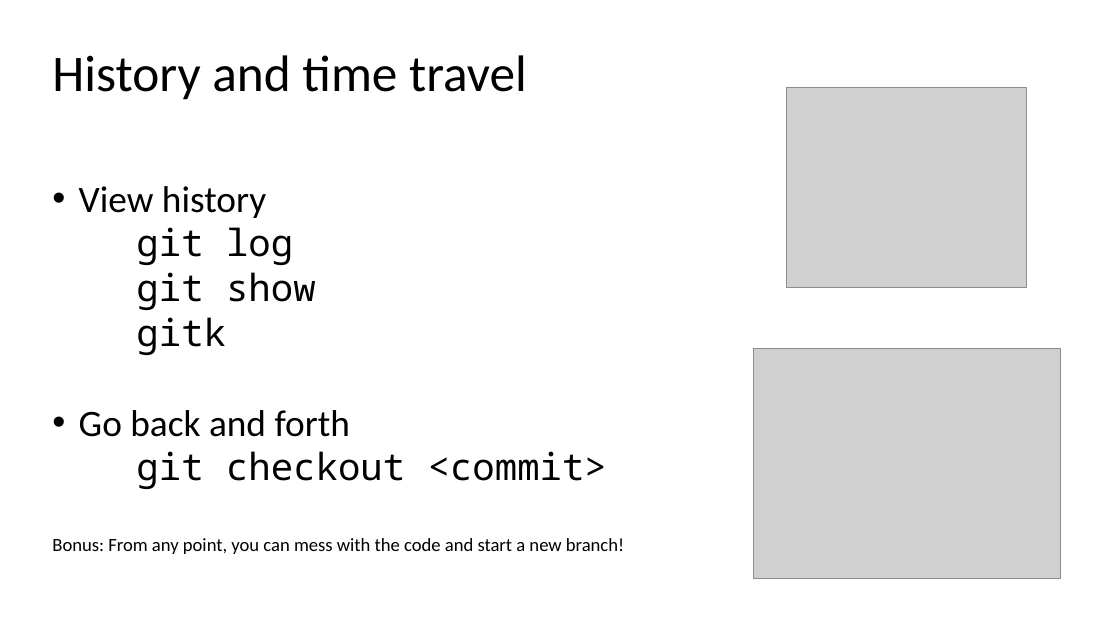
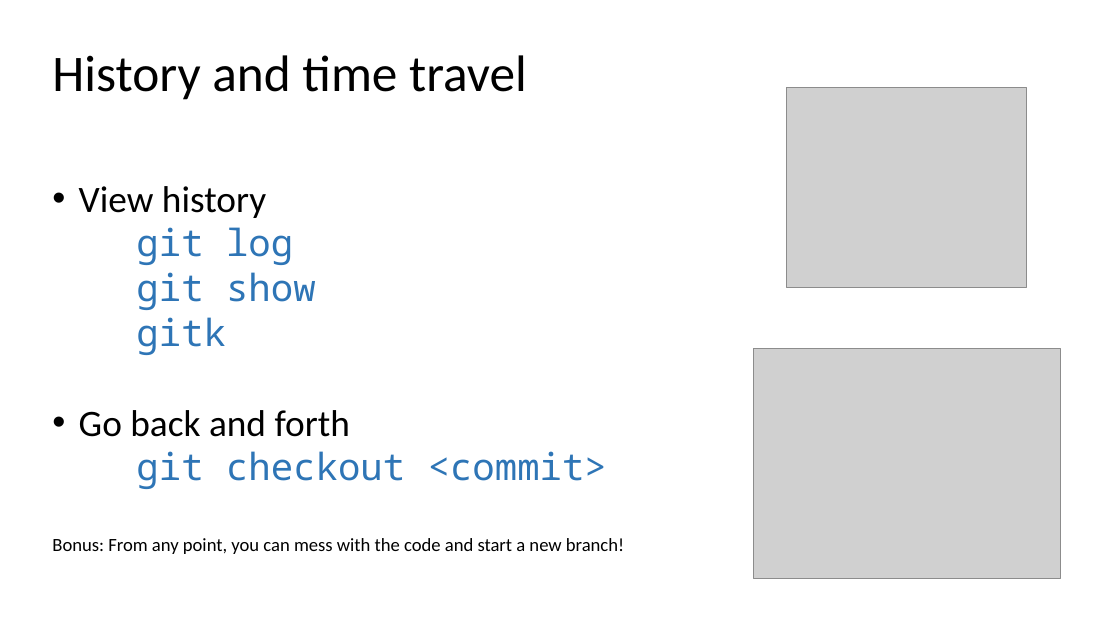
Before and after one commit to ogvolkov/git-101, a slide deck: slide 14 of git101.pptx. Drawn at 1120x630 pixels with LibreOffice and Linux fonts; fonts in the diff are those of the drawing; grey boxes stand for pictures. Boxes give left, top, right and bottom in pixels: in the first picture for what was removed or moved away, otherwise in the second. Text is boxed around its words. In the diff, an @@ line names an element or a change of style, - is before the commit and + after.

```diff
--- a/git101.pptx
+++ b/git101.pptx
@@ text at (136,227,607,489): text colour #000000 to #2E75B6 in "git log", "git show", "gitk", "git checkout <commit>" @@
```
Also in this commit, not shown: 6 other slides changed, 5 slides added, 1 slide removed.
